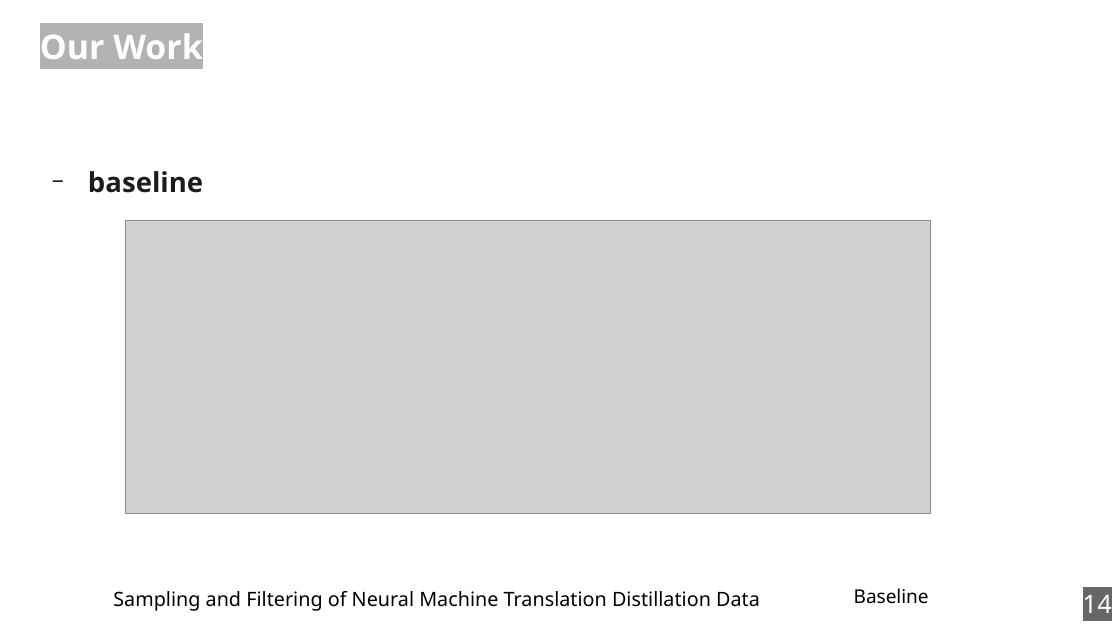
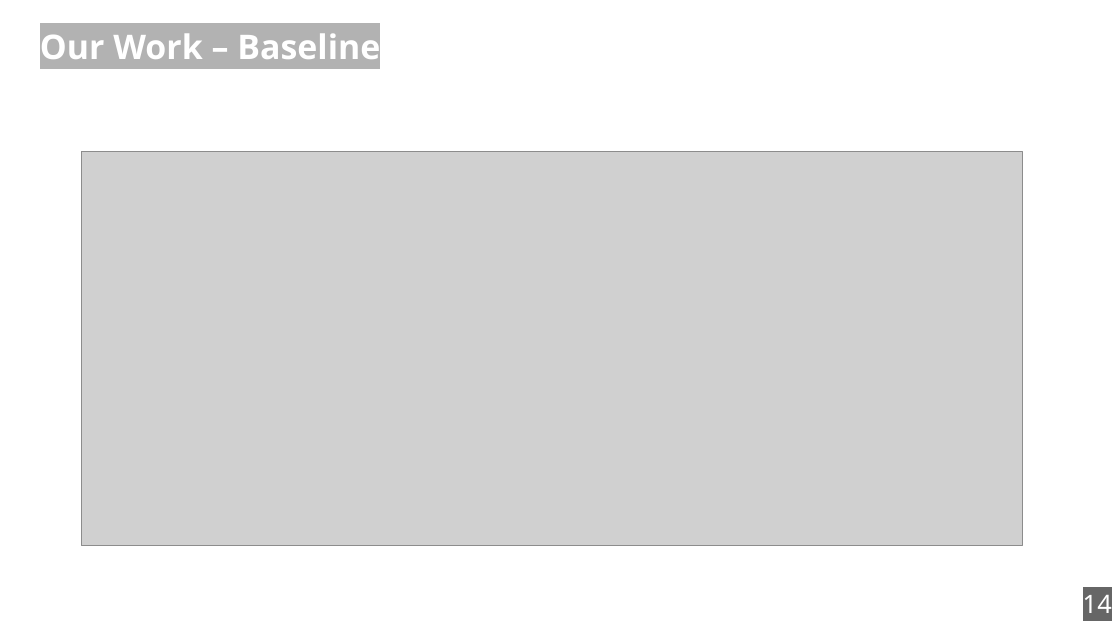
Before and after one commit to zouharvi/reference-mt-distill, a slide deck: slide 14 of meta/final_presentation.odp. Drawn at 1120x630 pixels with LibreOffice and Linux fonts; fonts in the diff are those of the drawing; grey boxes stand for pictures. Boxes give left, top, right and bottom in pixels: in the first picture for what was removed or moved away, otherwise in the second. Text is boxed around its words. In the diff, an @@ line names an element or a change of style, - is before the commit and + after.

```diff
--- a/meta/final_presentation.odp
+++ b/meta/final_presentation.odp
@@ title at (x1=40, y1=33, x2=380, y2=59): text changed @@
-Our Work
+Our Work – Baseline
@@ picture resized from (x1=125, y1=221, x2=931, y2=514) to (x1=81, y1=151, x2=1022, y2=546) @@
@@ text removed at (x1=88, y1=171, x2=203, y2=193) @@
-− baseline
@@ text removed at (x1=113, y1=591, x2=760, y2=611) @@
-Sampling and Filtering of Neural Machine Translation Distillation Data
@@ text removed at (x1=854, y1=588, x2=929, y2=604) @@
-Baseline
```
Also in this commit, not shown: 18 other slides changed.
